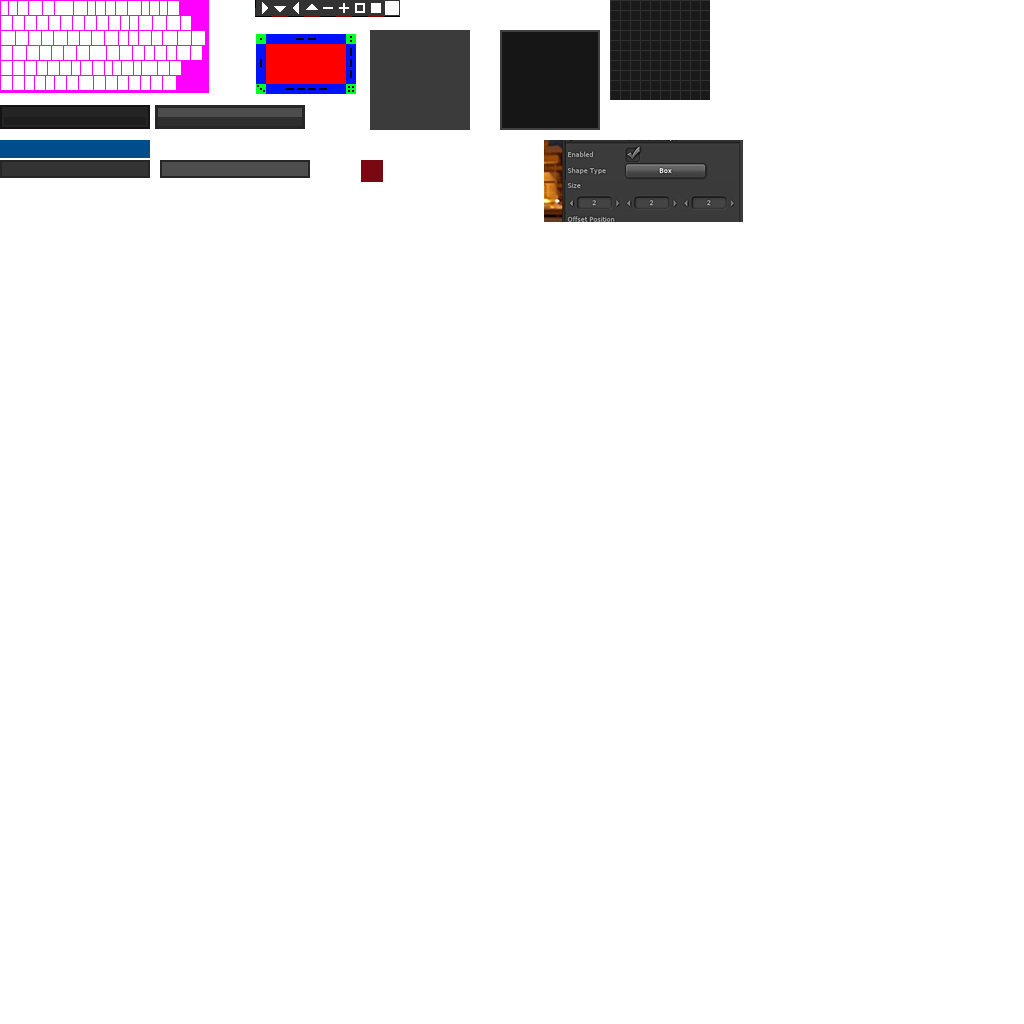
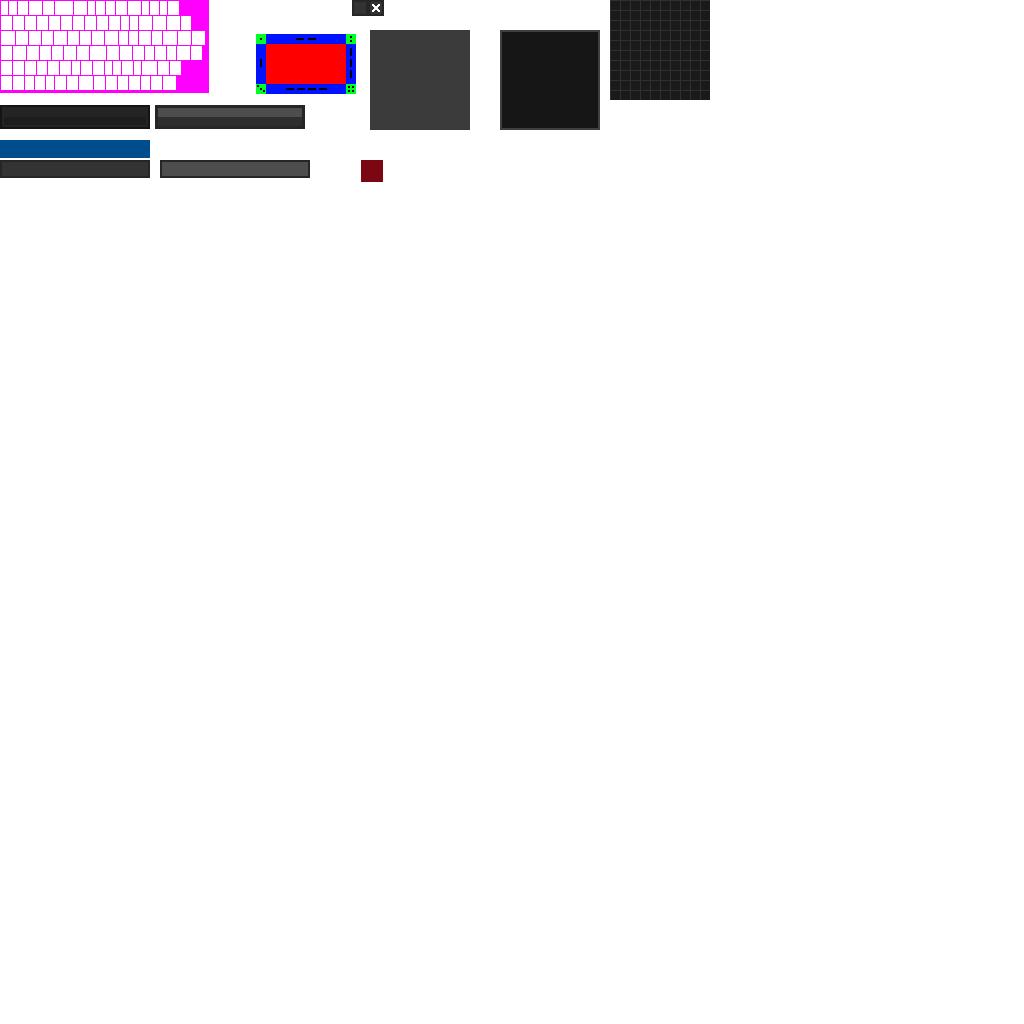
Layers edited between the first and the second (1024, 1024) image:
added layer "Ebene #12" above "Ebene #11" over bbox(372, 4, 380, 12)
added layer "Ebene #11" above "Eingefügte Ebene" over bbox(352, 0, 384, 16)
painted on "Eingefügte Ebene" over bbox(255, 0, 743, 222)
